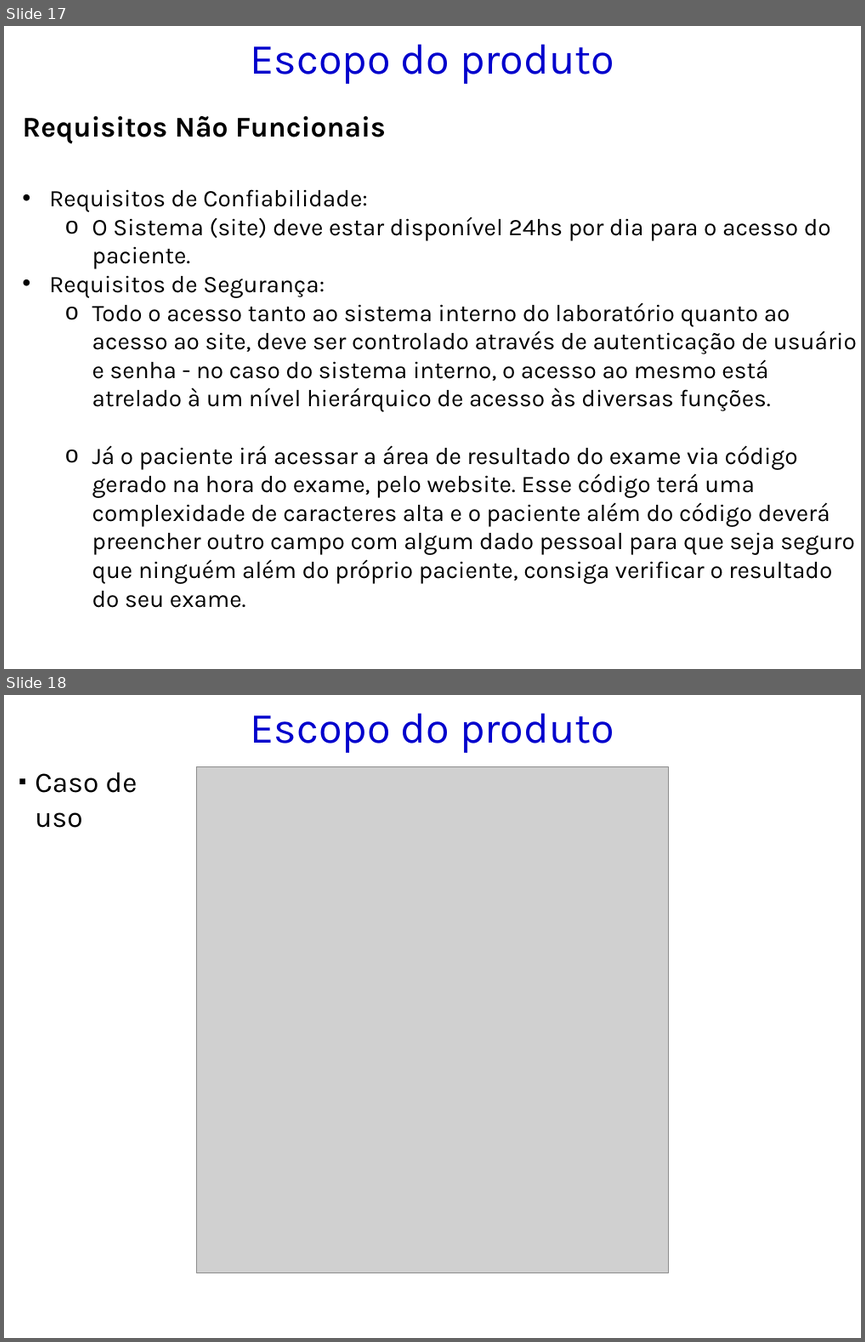
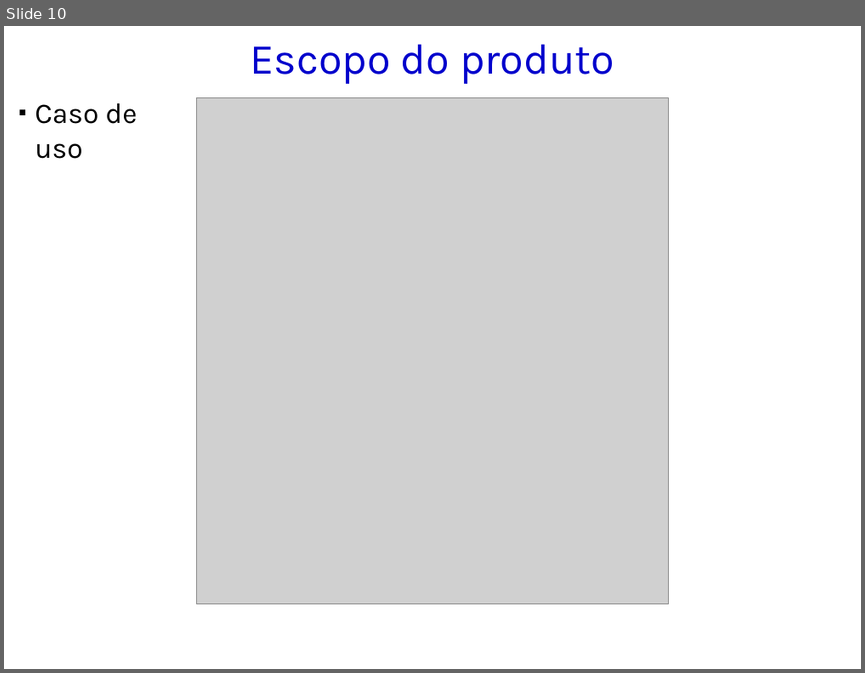
Before and after one commit to kokmz/TCCHUE, a slide deck: GPS_2014_Modelo de Apresentação_Entrega 2.pptx. Shown one above the other, each under a label of ours: slides 17 and 18 before the commit, slide 10 after it. The pictures are 865x1342 and 865x673 pixels, drawn with LibreOffice and Linux fonts; fonts in the diff are those of the drawing; grey boxes stand for pictures; background and template pictures are left out. Boxes give left, top, right and bottom in pixels: in the first picture for what was removed or moved away, otherwise in the second. Text is boxed around its words. In the diff, an @@ line names an element or a change of style, - is before the commit and + after.

```diff
--- a/GPS_2014_Modelo de Apresentação_Entrega 2.pptx
+++ b/GPS_2014_Modelo de Apresentação_Entrega 2.pptx
@@ slide 17 removed at (4,26,861,669), background picture (left out) @@
@@ title removed at (250,44,614,84) @@
-Escopo do produto
@@ text removed at (23,116,857,607) @@
-  Requisitos Não Funcionais
-• Requisitos de Confiabilidade:
-  o O Sistema (site) deve estar disponível 24hs por dia para o acesso do paciente.
-• Requisitos de Segurança:
-  o Todo o acesso tanto ao sistema interno do laboratório quanto ao acesso ao site, deve ser controlado através de autenticação de usuário e senha - no caso do sistema interno, o acesso ao mesmo está atrelado à um nível hierárquico de acesso às diversas funções.
-  o Já o paciente irá acessar a área de resultado do exame via código gerado na hora do exame, pelo website. Esse código terá uma complexidade de caracteres alta e o paciente além do código deverá preencher outro campo com algum dado pessoal para que seja seguro que ninguém além do próprio paciente, consiga verificar o resultado do seu exame.
@@ what was slide 18 is now slide 10 @@
```
Also in this commit, not shown: 3 slides changed, 5 slides added, 21 other slides removed.
